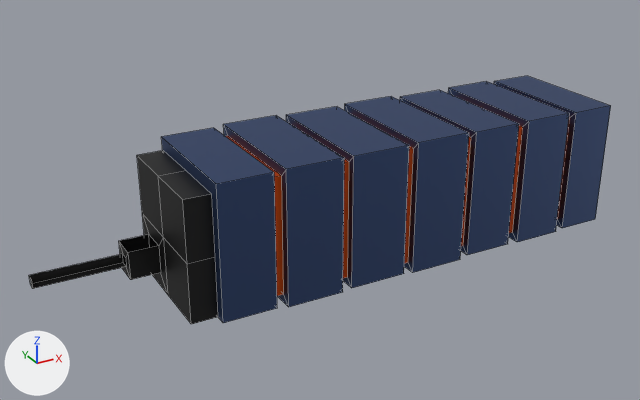
A saved change to the FBX model Stock Rising/Assets/Objects/Miniatures/3.fbx.
Both versions are drawn from a camera (50 mm lens) standing at (-114.7, -100.8, 55.0) and looking at (-55.7, 6.5, 1.4). Lighting does not change. The marker at lower left points along +X, +Y and +Z. Mesh edges are drawn as thin lines. Where no turn or scale is listed for an object, it has been applied to the vertices.
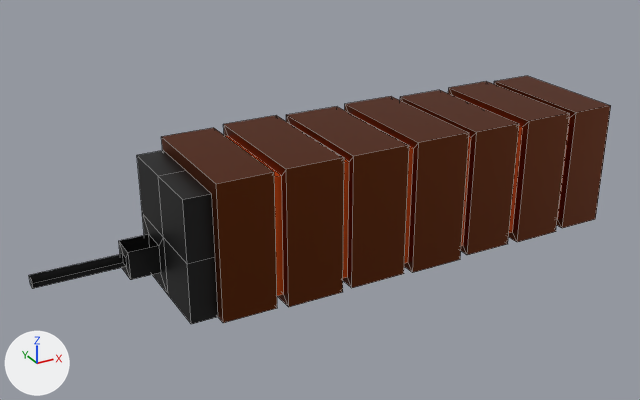
The newer file is also rescaled (x0.214), turned or shifted as a whole; pictures and numbers use the older file's frame.

What the commit changed:
Material 'Material' (mat_material) changes colour from blue #485c87 to brown #703616; in linear values from (0.0648, 0.107, 0.242) to (0.161, 0.0368, 0.00826).

What differs and where, as boxes (x1, y1, x2, y2) in the pictures (640 x 400 px):
'Cube.004', recoloured (blue to brown): (161, 76, 611, 323) in both
